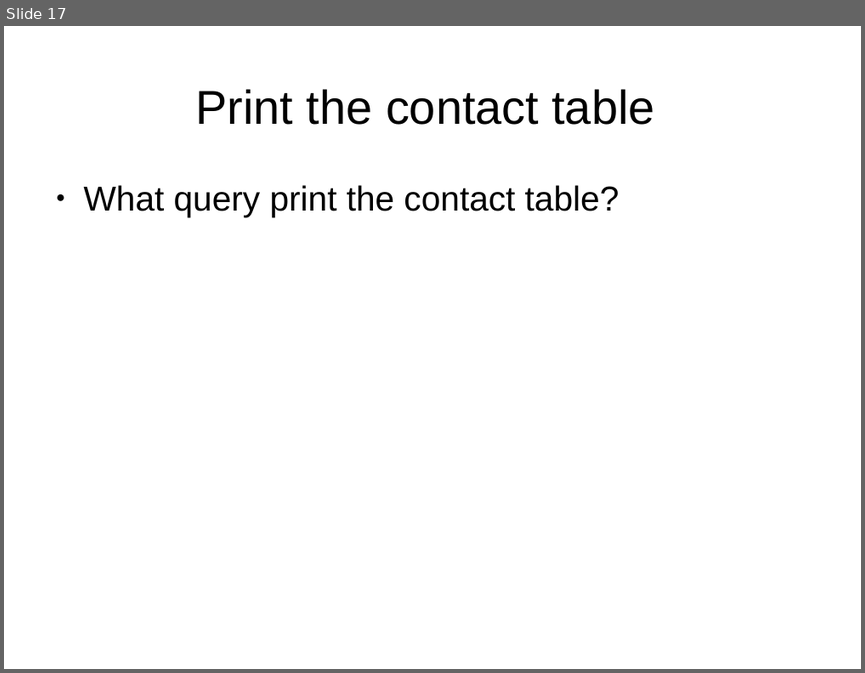
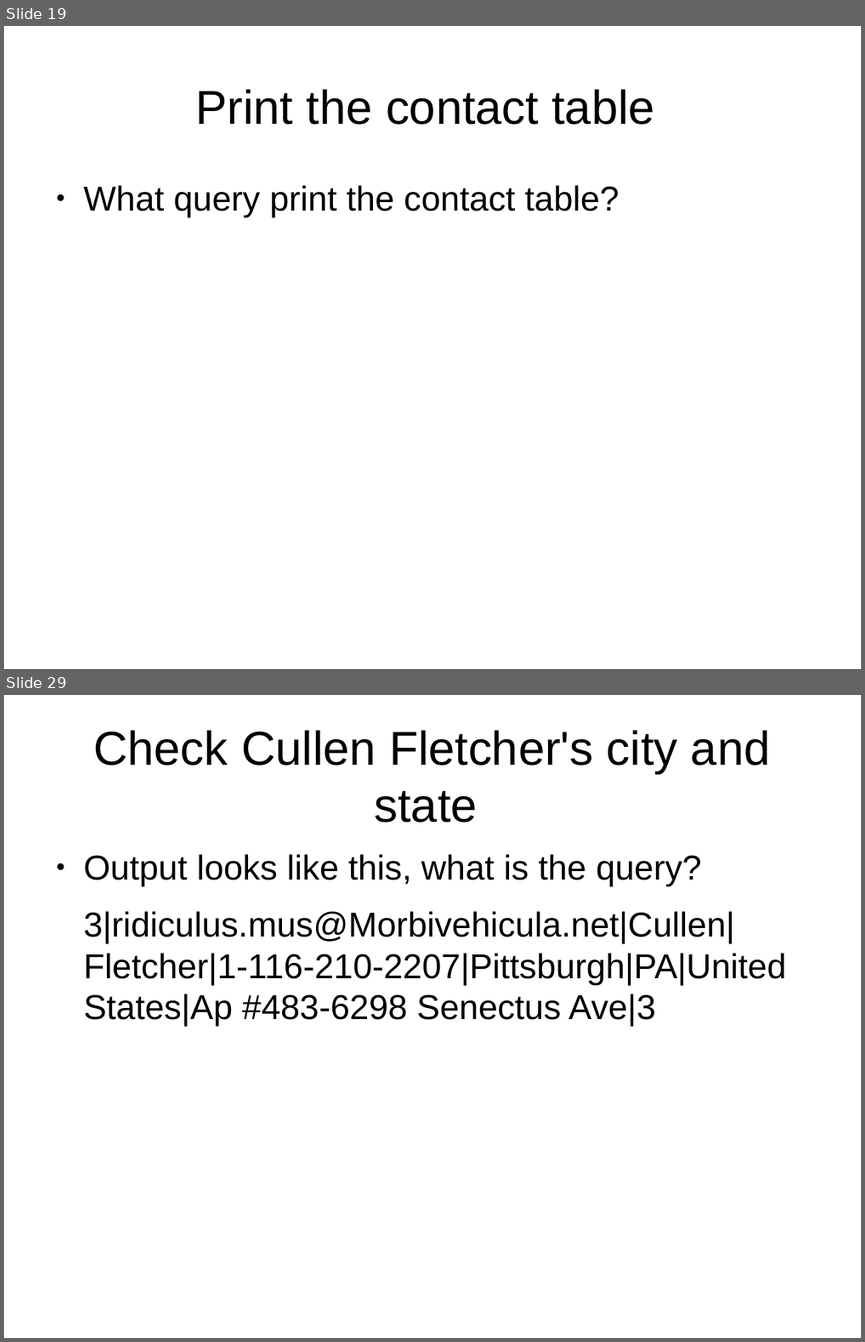
Before and after one commit to Oflameo/intro_to_databases_with_sqlite3, a slide deck: intro_to_databases_with_sqlite3.odp. Shown one above the other, each under a label of ours: slide 17 before the commit, slides 19 and 29 after it; the slides between them are not shown. The pictures are 865x673 and 865x1342 pixels, drawn with LibreOffice and Linux fonts; fonts in the diff are those of the drawing. Boxes give left, top, right and bottom in pixels: in the first picture for what was removed or moved away, otherwise in the second. Text is boxed around its words. In the diff, an @@ line names an element or a change of style, - is before the commit and + after.

```diff
--- a/intro_to_databases_with_sqlite3.odp
+++ b/intro_to_databases_with_sqlite3.odp
@@ slide 29 added at (x1=4, y1=695, x2=861, y2=1338), background #FFFFFF @@
@@ title added at (x1=93, y1=730, x2=770, y2=823), 44 pt, text #000000 @@
+Check Cullen Fletcher's city and state
@@ text added at (x1=84, y1=854, x2=787, y2=1026), 32 pt, text #000000 @@
+● Output looks like this, what is the query?
+3|ridiculus.mus@Morbivehicula.net|Cullen|Fletcher|1-116-210-2207|Pittsburgh|PA|United States|Ap #483-6298 Senectus Ave|3
@@ what was slide 17 is now slide 19 @@
```
Also in this commit, not shown: 2 slides changed, 13 other slides added, 1 slide removed.
